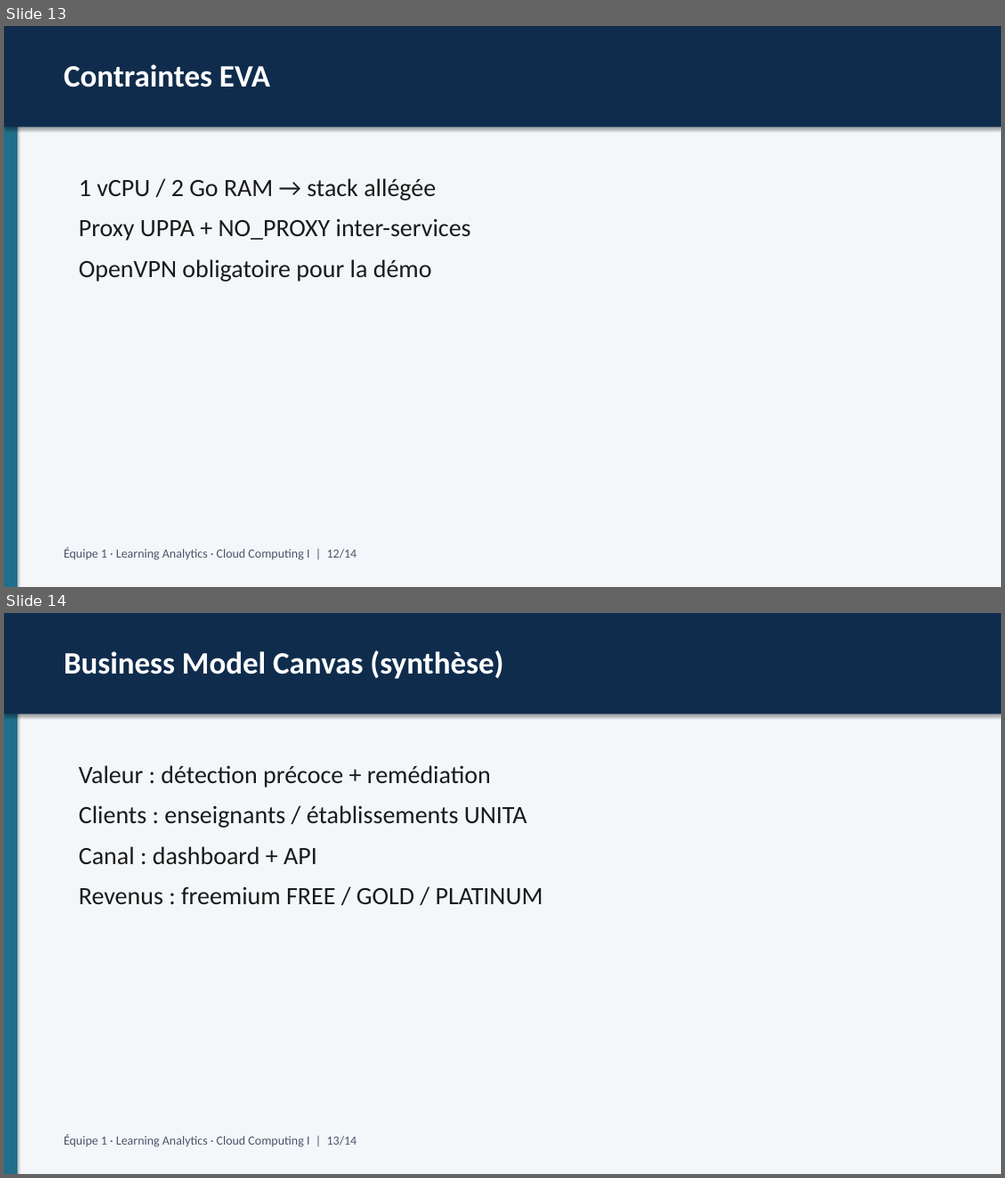
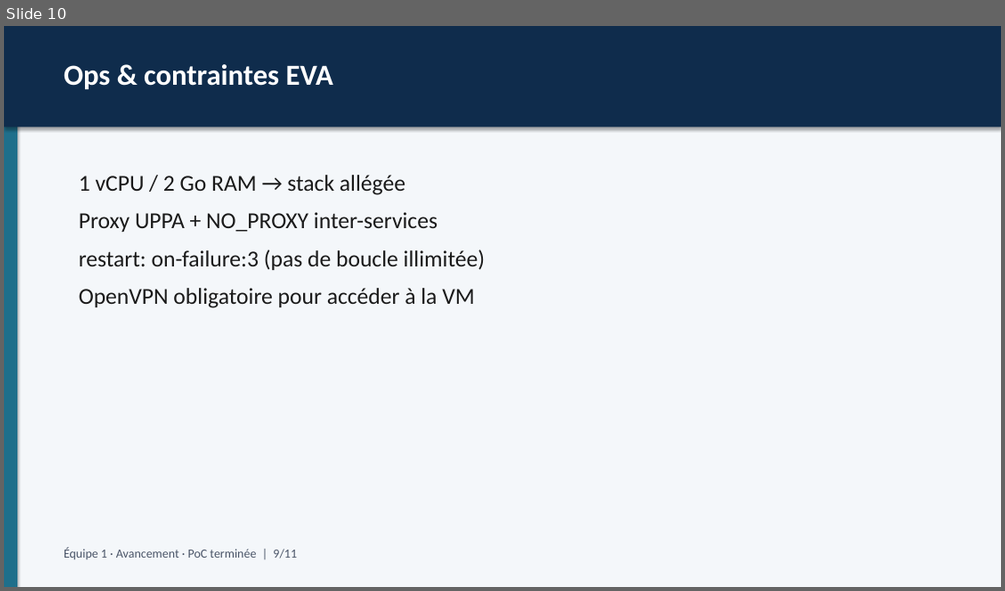
Before and after one commit to galaxie44/learning-analytics-educational-processes, a slide deck: docs/livrables/Presentation-Learning-Analytics.pptx. Shown one above the other, each under a label of ours: slides 13 and 14 before the commit, slide 10 after it. The pictures are 1005x1178 and 1005x591 pixels, drawn with LibreOffice and Linux fonts; fonts in the diff are those of the drawing. Boxes give left, top, right and bottom in pixels: in the first picture for what was removed or moved away, otherwise in the second. Text is boxed around its words. In the diff, an @@ line names an element or a change of style, - is before the commit and + after.

Commit message:
Add complete avancement presentation (PoC finished narrative).

```diff
--- a/docs/livrables/Presentation-Learning-Analytics.pptx
+++ b/docs/livrables/Presentation-Learning-Analytics.pptx
@@ slide 14 removed at [4, 613, 1001, 1174], background #FFFFFF @@
@@ rectangle removed at [4, 613, 1001, 1174] @@
@@ rectangle removed at [4, 613, 17, 1174] @@
@@ rectangle removed at [4, 613, 1001, 714] @@
@@ text removed at [64, 650, 503, 679] @@
-Business Model Canvas (synthèse)
@@ text removed at [79, 765, 543, 905] @@
-Valeur : détection précoce + remédiation
-Clients : enseignants / établissements UNITA
-Canal : dashboard + API
-Revenus : freemium FREE / GOLD / PLATINUM
@@ text removed at [64, 1134, 357, 1147] @@
-Équipe 1 · Learning Analytics · Cloud Computing I | 13/14
@@ what was slide 13 is now slide 10 @@
@@ slide 10 changed as well @@
@@ text at [64, 64, 333, 89]: text changed; size 30 to 28 pt @@
-Contraintes EVA
+Ops & contraintes EVA
@@ text at [79, 175, 437, 232]: size 24 to 22 pt in "1 vCPU / 2 Go RAM → ...", "Proxy UPPA + NO_PROXY inter-services" @@
@@ text at [79, 249, 485, 308]: text changed; size 24 to 22 pt @@
-OpenVPN obligatoire pour la démo
+restart: on-failure:3 (pas de boucle illimitée)
+OpenVPN obligatoire pour accéder à la VM
@@ text at [64, 547, 297, 559]: text changed @@
-Équipe 1 · Learning Analytics · Cloud Computing I | 12/14
+Équipe 1 · Avancement · PoC terminée | 9/11
```
Also in this commit, not shown: 5 other slides changed, 6 slides added, 8 other slides removed, 3 other files.
